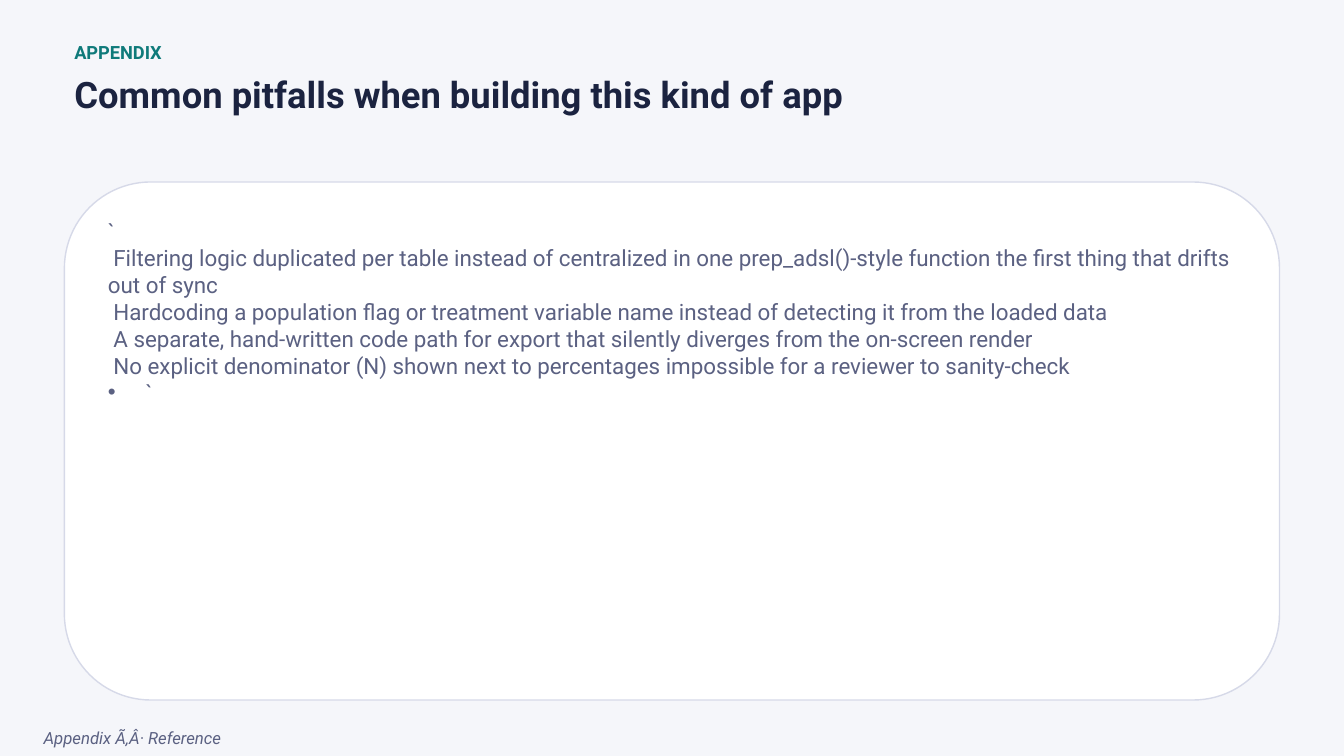
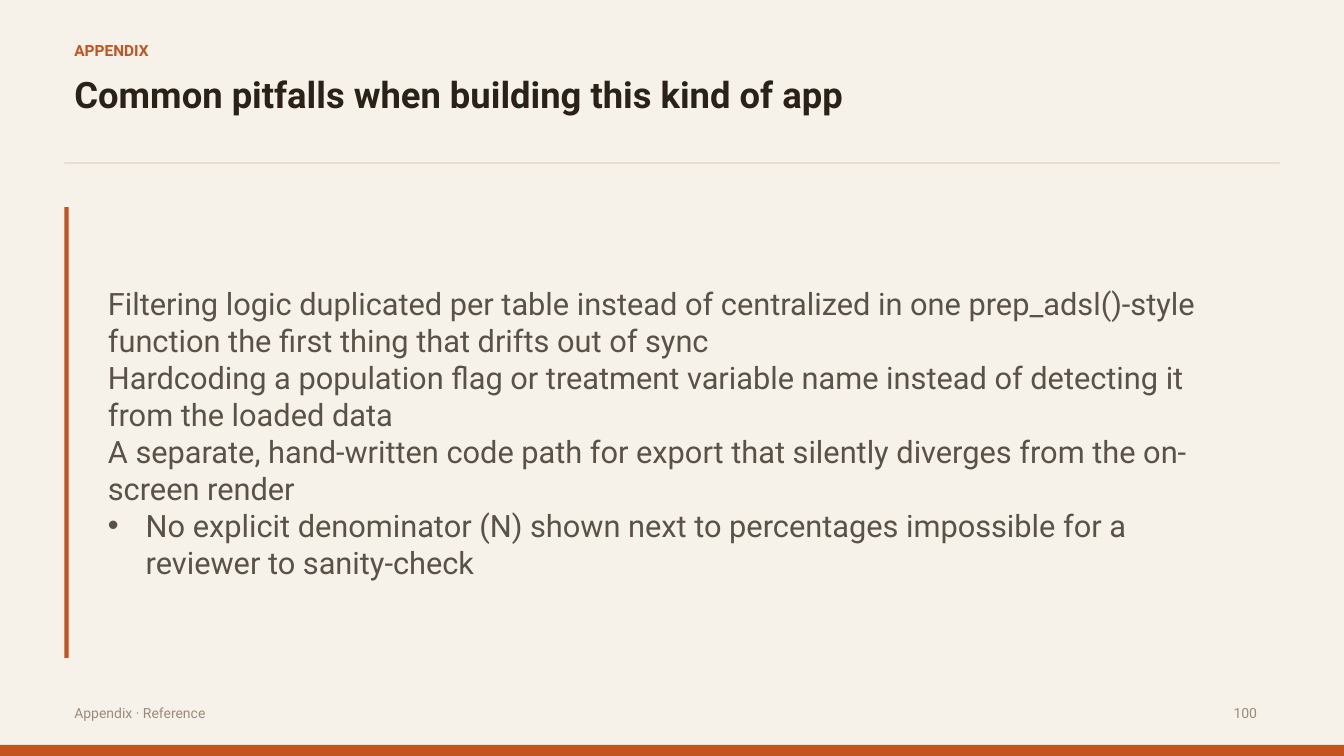
Before and after one commit to itsmdivakaran/IASCT-RShiny-Workshop, a slide deck: slide 99 of IASCT_Shiny_Workshop.pptx (slide 100 before the commit). Drawn at 1344x756 pixels with LibreOffice and Linux fonts; fonts in the diff are those of the drawing. Boxes give left, top, right and bottom in pixels: in the first picture for what was removed or moved away, otherwise in the second. Text is boxed around its words. In the diff, an @@ line names an element or a change of style, - is before the commit and + after.

```diff
--- a/IASCT_Shiny_Workshop.pptx
+++ b/IASCT_Shiny_Workshop.pptx
@@ background #F5F6FA to #F6F1E9 @@
@@ text "APPENDIX" at [74,45,148,56]: size 13 to 11 pt, text colour #0F7A7A to #C25422 @@
@@ text "Common pitfalls when building this ..." at [74,80,842,116]: text colour #1B2340 to #2A2118 @@
@@ rectangle added at [65,162,1280,163], fill #E0D5C3 @@
@@ rounded rectangle removed at [65,182,1280,701] @@
@@ rectangle added at [65,208,69,658], fill #C25422 @@
@@ text "Filtering logic duplicated per table ..." at [108,290,1195,581]: vertical alignment top to middle @@
@@ text at [108,290,1195,581]: text changed; size 16 to 22 pt; text colour #5B6182 to #5A5248 @@
-• `
-  Filtering logic duplicated per table instead of centralized in one prep_adsl()-style function the first thing that drifts out of sync
-  Hardcoding a population flag or treatment variable name instead of detecting it from the loaded data
-  A separate, hand-written code path for export that silently diverges from the on-screen render
-  No explicit denominator (N) shown next to percentages impossible for a reviewer to sanity-check
-  `
+• Filtering logic duplicated per table instead of centralized in one prep_adsl()-style function the first thing that drifts out of sync
+  Hardcoding a population flag or treatment variable name instead of detecting it from the loaded data
+  A separate, hand-written code path for export that silently diverges from the on-screen render
+  No explicit denominator (N) shown next to percentages impossible for a reviewer to sanity-check
@@ text at [74,707,205,721]: text changed; size 12 to 10 pt; text colour #5B6182 to #9B8C79; italic off @@
-Appendix Ã‚Â· Reference
+Appendix · Reference
@@ text added at [1234,708,1258,718], 10 pt, text #9B8C79 @@
+100
@@ rectangle added at [0,745,1344,756], fill #C25422 @@
```
Also in this commit, not shown: 105 other slides changed, 2 slides removed.
